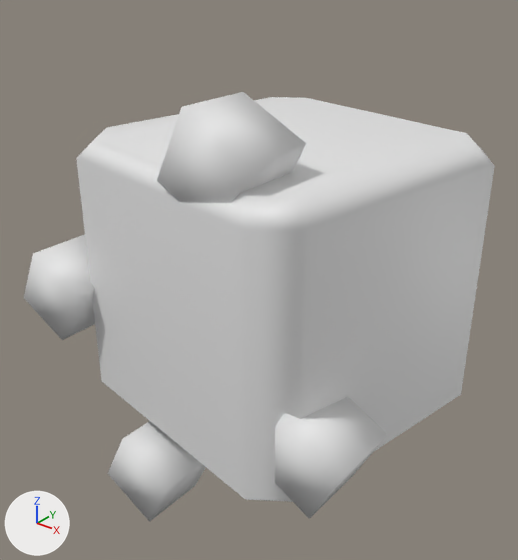
A saved change to the FBX model Reference/Resources/Mesh/Animation/Effect/E_BS_Iwa.fbx.
Rendered twice from a camera (50 mm lens) standing at (0.00582, -0.00781, 0.00461) and looking at (-0.00034, -0.00011, -0.00016). Every picture has the same lights, and +X, +Y and +Z are marked at lower left. Materials are left out; every surface is plain grey. Where no turn or scale is listed for an object, it has been applied to the vertices.

In view in the first picture: 'impact1', 'model1', 'model2', 'model3', 'model4'.
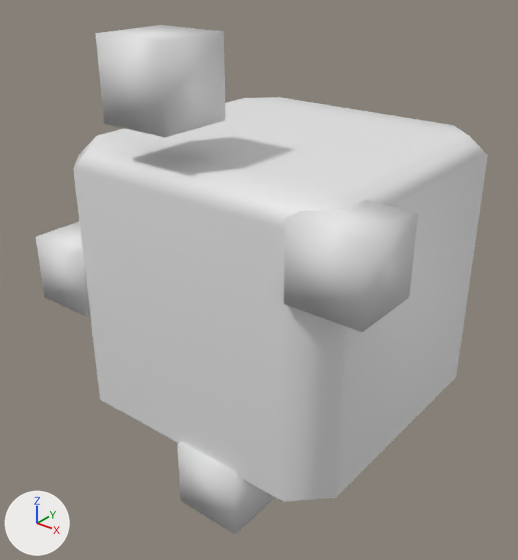
ob_model_scale is not drawn itself; it is the parent of ob_model3, ob_model1, ob_model2, ob_model4.

The edits, one by one:
Object 'model_scale' (ob_model_scale) turns from (0, 0, 153) to (0, 0, 0) degrees about x, y and z.
Object 'impact1' (ob_impact1) turns from (0, 80, 0) to (0, 0, 0) degrees about x, y and z.

Boxes (x1, y1, x2, y2) around the edits, measured in the pictures (518 x 560 px):
'impact1', turned: before (76, 97, 495, 502); after (73, 97, 488, 502)
'model4', turned: before (24, 234, 95, 340); after (284, 200, 418, 332)
'model2', turned: before (108, 421, 206, 522); after (95, 25, 226, 137)
'model3', turned: before (157, 92, 306, 203); after (177, 442, 275, 534)
'model1', turned: before (275, 397, 387, 519); after (36, 222, 90, 317)
